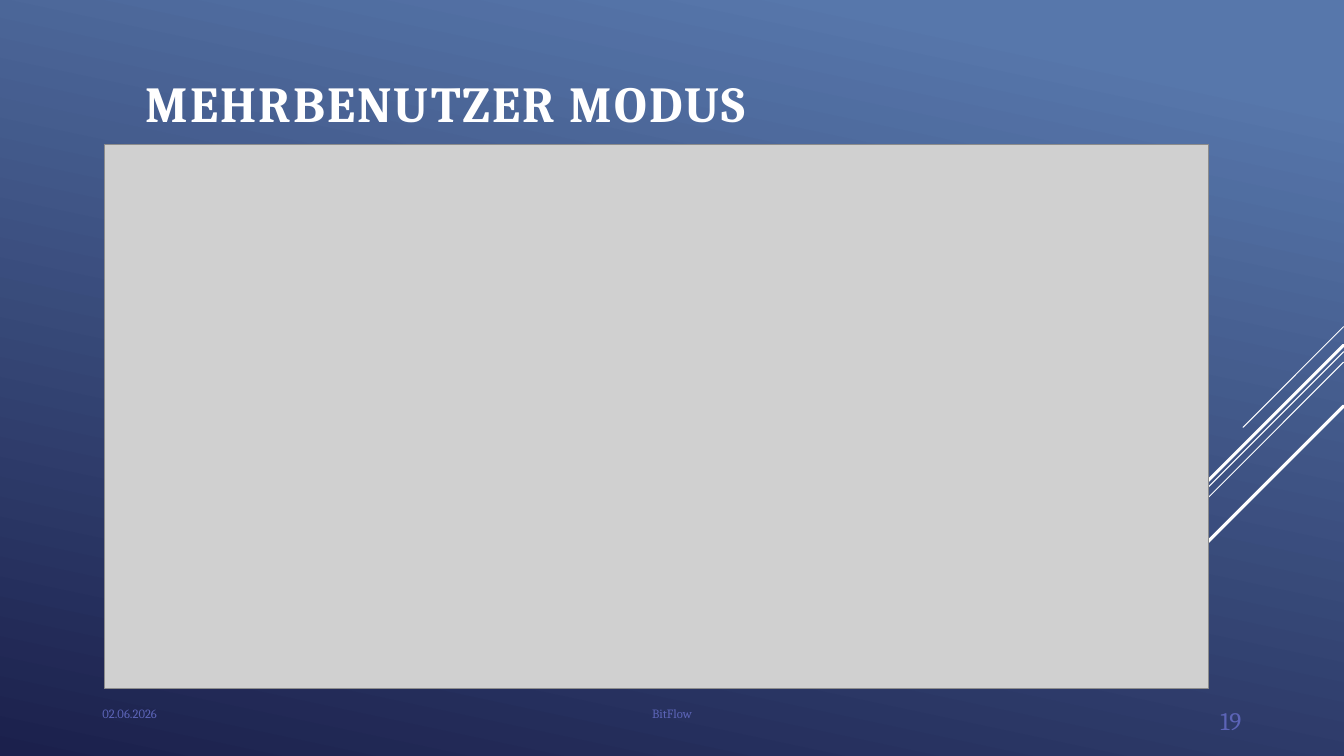
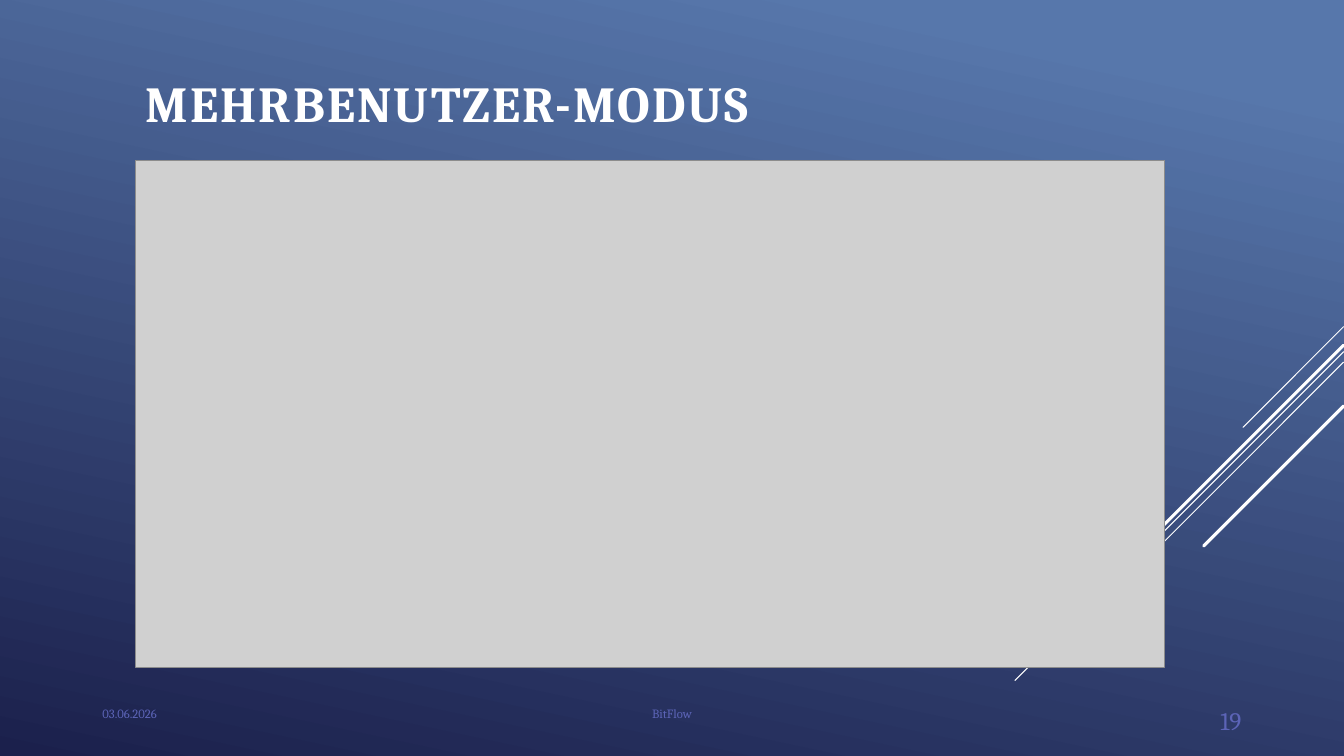
Before and after one commit to BitFlow-DHBW/BitFlow, a slide deck: slide 19 of docs/BitFlow - Abschlusspräsentation.pptx. Drawn at 1344x756 pixels with LibreOffice and Linux fonts; fonts in the diff are those of the drawing; grey boxes stand for pictures; background and template pictures are left out. Boxes give left, top, right and bottom in pixels: in the first picture for what was removed or moved away, otherwise in the second. Text is boxed around its words. In the diff, an @@ line names an element or a change of style, - is before the commit and + after.

```diff
--- a/docs/BitFlow - Abschlusspräsentation.pptx
+++ b/docs/BitFlow - Abschlusspräsentation.pptx
@@ title at <box>146,88,749,123</box>: text changed @@
-MEHRBENUTZER MODUS
+MEHRBENUTZER-MODUS
@@ picture: place and size @@
-picture at <box>105,144,1209,689</box>
+picture at <box>135,160,1165,667</box>
@@ text at <box>102,709,156,718</box>: text changed @@
-02.06.2026
+03.06.2026
```
Also in this commit, not shown: 24 other slides changed, 2 other files.
